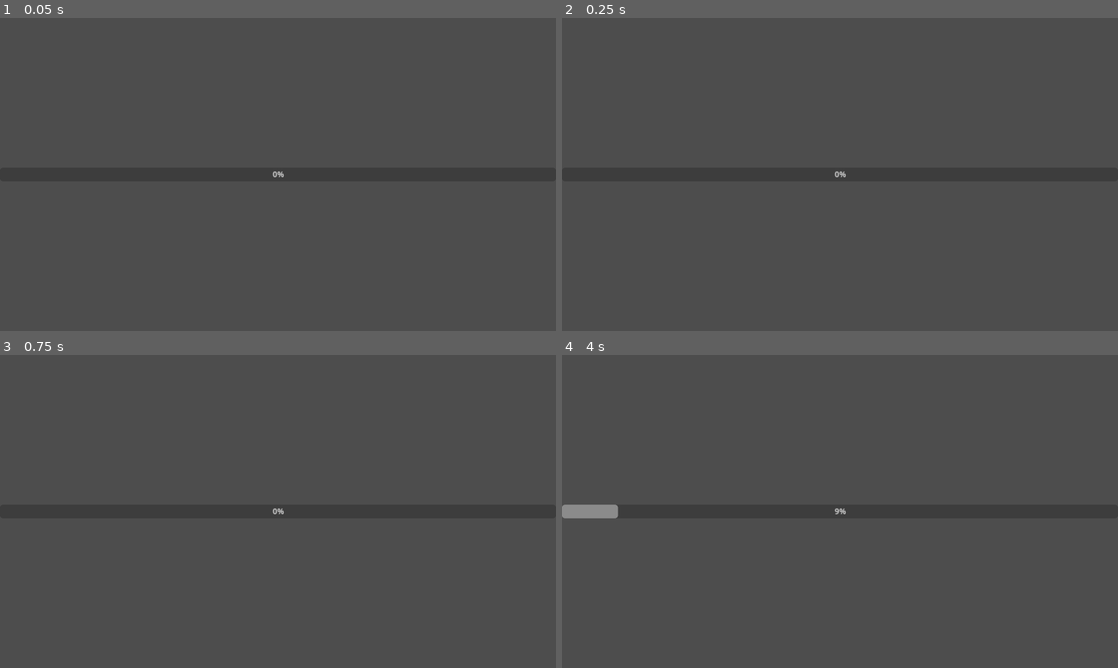
Above: before the commit, frames 1-4 (two rows, left to right).
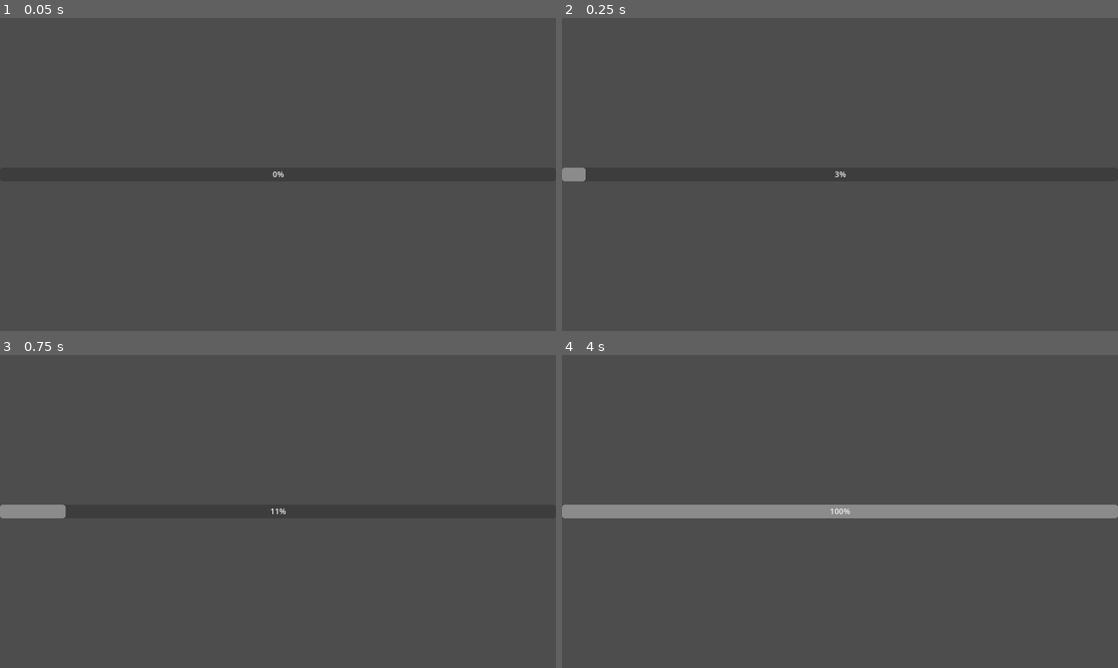
Above: after the commit, the same moments.

Repository: chaiyawahoo/SVE-Benchmark
Game: Godot game, scene res://scenes/Game.tscn
Same seed, same stepped clock (60 frames per second), same inputs: the game is played once before the commit and once after it.
Inputs:
- Up to frame 1 (0.05 s): no input
- Up to frame 2 (0.25 s): no input
- Up to frame 3 (0.75 s): no input
- Up to frame 4 (4 s): no input

Frame 1 is identical in both runs. In frame 2, 0.2% of the frame differs, in the area x 0-50%, y 47-53%; in frame 3, 0.6%; in frame 4, 4.0%, in the area x 9-100%, y 47-53%.

Commit message:
Stanford vs. Non-Stanford

Diff:
--- a/scripts/autoload/tick_engine.gd
+++ b/scripts/autoload/tick_engine.gd
@@ -2,12 +2,21 @@
 
 
 signal ticked(elapsed: int)
+signal day_ticked(days_elapsed: int)
+signal month_ticked(months_elapsed: int)
+signal year_ticked(years_elapsed: int)
 
 var ticks_elapsed: int = 0
-var tick_rate: int = 2 # per second
+var tick_rate: int = 10 # per second
 var tick_delay: float = 1.0 / float(tick_rate)
 var tick_timer: float = 0
-var ticking = false
+var ticking := false
+
+var ticks_per_day: int = 1
+var days_per_month: int = 30
+var ticks_per_month: int = ticks_per_day * days_per_month
+var months_per_year: int = 12
+var ticks_per_year: int = ticks_per_month * months_per_year
 
 
 func _process(delta: float) -> void:
@@ -44,3 +53,10 @@
 	tick_timer -= tick_delay
 	ticks_elapsed += 1
 	ticked.emit(ticks_elapsed)
+
+	if ticks_elapsed % ticks_per_day == 0:
+		day_ticked.emit(ticks_elapsed / ticks_per_day)
+	if ticks_elapsed % ticks_per_month == 0:
+		month_ticked.emit(ticks_elapsed / ticks_per_month)
+	if ticks_elapsed % ticks_per_year == 0:
+		year_ticked.emit(ticks_elapsed / ticks_per_year)
--- /dev/null
+++ b/scripts/contract.gd
@@ -0,0 +1,7 @@
+class_name Contract
+extends RefCounted
+
+
+var name: String
+var units_required: int
+var dod := true
--- /dev/null
+++ b/scripts/employee.gd
@@ -0,0 +1,37 @@
+class_name Employee
+extends RefCounted
+
+
+var first_names: Array[String] = [
+	"Robert", "Mary", "James", "Betty", "John", "Barbara", "William", "Shirley", "Richard", "Patricia",
+	"Charles", "Dorothy", "Donald", "Joan", "George", "Margaret", "Thomas", "Nancy", "Joseph", "Helen"
+]
+var last_names: Array[String] = [
+	"Smith", "Johnson", "Williams", "Brown", "Jones", "Miller", "Davis", "Garcia", "Rodriguez", "Wilson",
+	"Moore", "Taylor", "Anderson", "Thomas", "Jackson", "White", "Harris", "Martin", "Thompson", "Martinez"
+]
+var salary_cap: float = 1000 # monthly
+var skill_floor: int = 1
+var skill_ceiling: int = 10
+
+var name: String
+var salary: float = 250
+var skill_level: int = 3 # 10 is max
+var years_experience: int = 0
+
+
+func _init(location: Location, iap := false) -> void:
+	var skill_variance: int = randi_range(1,2) * 2 - 3
+	self.skill_level += skill_variance
+	self.salary += skill_variance * 10
+	if not location.is_stanford:
+		self.salary += 50 # worse relationship with nearby unis, non-compete clauses mean employee needs more incentive
+	if iap and location.is_stanford: # better relationship with stanford, iap also increased quality of education. ban on non-compete clauses in CA means more experienced workers
+		var iap_boost: int = randi_range(1, 2)
+		self.skill_level += iap_boost
+		self.salary += iap_boost * 10
+	self.name = "%s %s" % [first_names.pick_random(), last_names.pick_random()]
+
+
+func _to_string() -> String:
+	return "%s: Level %d employee, $%.2f monthly salary" % [name, skill_level, salary]
--- a/scripts/game.gd
+++ b/scripts/game.gd
@@ -2,29 +2,62 @@
 extends Control
 
 
-var transistor = Product.new("transistor", 40.00, 0.2)
-
+var iap := false  # iap is Industrial Associates Program
+var iap_cost: float = 5000
 
 var startup_name := ""
 var product: Product # transistor, klystron, integrated cirucit (IC)
-var money: float = 0
+var location: Location
+var employees: Array[Employee]
+var money: float = 150000
 
 var research_progress: float = 0
 var research_target: float = 50
+var base_research_tick_probability: float = 0.35
 var research_tick_probability: float = 0.5
 
 
 func _ready() -> void:
+	product = Product.g_transistor
+	location = Location.stanford_industrial_park
+
+	money -= location.get_random_cost()
+
+	if product.solid_state and location.is_stanford:
+		enroll_in_iap()
+		pass # offer iap enrollment
+
+	for i in range(10):
+		employees.append(Employee.new(location, iap))
+		print(employees[i])
+
+	research_tick_probability = calculate_research_tick_probability()
+	print("Probability: %.2f%%" % research_tick_probability)
+
 	TickEngine.ticked.connect(research_tick)
+	TickEngine.day_ticked.connect(_on_day_ticked)
+	TickEngine.month_ticked.connect(_on_month_ticked)
+	TickEngine.year_ticked.connect(_on_year_ticked)
 	TickEngine.start_ticking()
 
 	$ProgressBar.max_value = research_target
 
 
+func enroll_in_iap() -> void:
+	iap = true
+	money -= iap_cost
+
+
 func research_tick(_elapsed: int) -> void:
 	var random: float = randf()
-	if random <= research_tick_probability:
-		var increment = 0.5 + abs(log(random))
+	var bonus: int = int(research_tick_probability) - 1 # bonus when probability > 1
+	var mantissa: float = research_tick_probability - int(research_tick_probability)
+	var increment: float = 0
+	while bonus > 0:
+		increment += (0.5 + abs(log(random)))
+		bonus -= 1
+	if random <= mantissa:
+		increment += (0.5 + abs(log(random)))
 		print(increment)
 		research_progress += increment
 	$ProgressBar.value = research_progress
@@ -32,3 +65,51 @@
 		TickEngine.ticked.disconnect(research_tick)
 		#TickEngine.pause()
 		print("Excess: %f" % (research_progress - research_target))
+		product.times_researched += 1
+
+
+func production_tick(_elapsed: int) -> void:
+	var random: float = randf()
+
+
+func money_format(number: float) -> String:
+	var output: String = "%.2f" % number
+	var working_size: int = output.length()
+	var mod: int = working_size % 3
+	if mod == 0:
+		mod = 3
+	while working_size > 6:
+		output = output.insert(mod, ",")
+		working_size -= 3
+		mod += 4
+	return output
+
+
+func calculate_research_tick_probability() -> float:
+	var output: float = base_research_tick_probability
+	var skill_sum: float
+	for employee in employees:
+		skill_sum += employee.skill_level
+	output += skill_sum / 100
+	output += product.times_researched / 50
+	return output
+
+
+func _on_day_ticked(_days_elapsed: int) -> void:
+	money -= 0
+	#print("== DAY ELAPSED: $%s IN ACCOUNT ==" % money_format(money))
+
+
+func _on_month_ticked(_months_elapsed: int) -> void:
+	for employee in employees:
+		money -= employee.salary
+	print("==== MONTH ELAPSED: $%s IN ACCOUNT ====" % money_format(money))
+
+
+func _on_year_ticked(_years_elapsed: int) -> void:
+	for employee in employees:
+		employee.years_experience += 1
+		employee.salary += 125
+	if iap and location.is_stanford:
+		money -= iap_cost
+	print("======== YEAR ELAPSED: $%s IN ACCOUNT ========" % money_format(money))
--- /dev/null
+++ b/scripts/location.gd
@@ -0,0 +1,22 @@
+class_name Location
+extends RefCounted
+
+
+static var stanford_industrial_park = Location.new("Stanford Industrial Park", 70000, 30000, true) # 40k to 100k
+static var east_coast = Location.new("East Coast", 28000, 10000) # 18k to 38k
+
+var name: String
+var median_cost: float
+var cost_range: float
+var is_stanford := false
+
+
+func _init(name: String, median_cost: float, cost_range: float, is_stanford := false) -> void:
+	self.name = name
+	self.median_cost = median_cost
+	self.cost_range = cost_range
+	self.is_stanford = is_stanford
+
+
+func get_random_cost() -> float:
+	return randf_range(median_cost - cost_range, median_cost + cost_range)
--- a/scripts/product.gd
+++ b/scripts/product.gd
@@ -1,12 +1,20 @@
 class_name Product
+extends RefCounted
+
+
+static var g_transistor = Product.new("Germanium transistor", 5.00, 0.4, true) # 1/30th price of silicon transistor
+static var s_transistor = Product.new("Silicon transistor", 150.00, 0.2, true) # fairchild silicon transistor cost around $150!
 
 
 var name: String
 var market_price: float
 var consistency: float
+var solid_state: bool
+var times_researched: int = 0
 
 
-func _init(name: String, market_price: float, consistency: float) -> void:
+func _init(name: String, market_price: float, consistency: float, solid_state := false) -> void:
 	self.name = name
 	self.consistency = consistency
 	self.market_price = market_price
+	self.solid_state = solid_state
